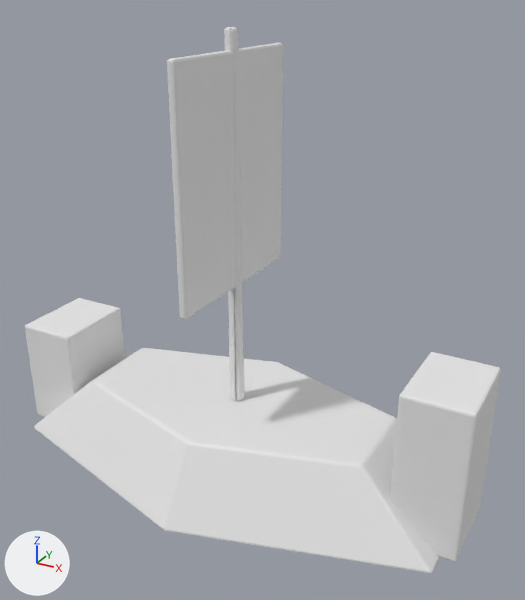
Renders of the FBX model Assets/Integrante4/Art/Grecia/grecia_ship.fbx from each side of a commit.
Camera for both pictures: a 50 mm lens placed at (3.74, -6.2, 5.2), pointed at (0.32, 0.02, 2.09). Arrows for +X, +Y and +Z are at lower left; the lights stay in place. The picture after the commit comes second. Where no turn or scale is listed for an object, it has been applied to the vertices. Vertices at exactly the same position are counted once.

The scene before the commit, as lines of its bpy script (objects in view):
```python
me_grecia_ship = bpy.data.meshes.new('grecia_ship')
me_grecia_ship.from_pydata(...)  # 344 vertices, 324 faces; spans x -2.76..2.76, y -1.49..1.49, z 0.0..4.8
# faces by material slot: [64, 260]
me_grecia_ship.materials.append(mat_grecia_stone)  # white #e7e7e7
me_grecia_ship.materials.append(mat_grecia_trim)  # white #e7e7e7
ob_grecia_ship = bpy.data.objects.new('grecia_ship', me_grecia_ship)
ob_grecia_ship.location = (0.0, 0.0, 0.0)
```
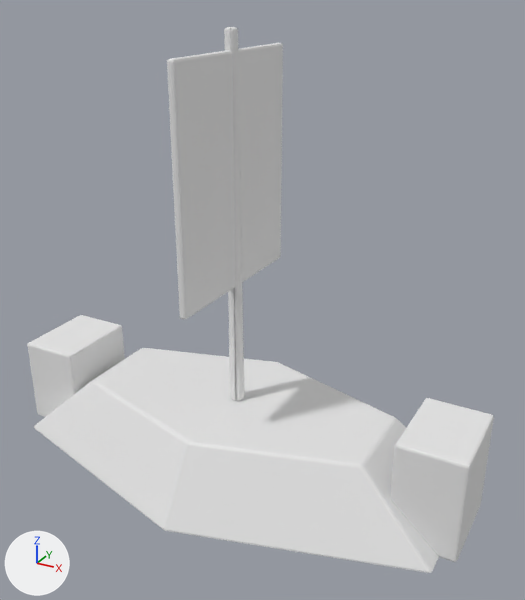
Commit message: fix(levels): wider level 3 ships the player can walk across

Location of each change, [x1, y1, x2, y2] in pixels of the pictures (525 x 600 px; the box of a moved part takes in the faces that stretch with it):
```json
{"object": "grecia_ship", "change": "reshaped", "before": [25, 27, 501, 573], "after": [27, 27, 494, 573]}
{"part": 1, "of": "me_grecia_ship", "change": "moved or reshaped", "before": [390, 352, 501, 561], "after": [390, 398, 494, 561]}
{"part": 2, "of": "me_grecia_ship", "change": "moved or reshaped", "before": [25, 298, 125, 416], "after": [27, 315, 125, 416]}
```

Scene script edits in JSON lines:
```json
{"block": "me_grecia_ship", "where": "me_grecia_ship.from_pydata(...)  # 344 vertices, 324 faces; spans x -2.76..2.76, y -1.49..1.49, z 0.0..4.8"}
{"block": "me_grecia_ship", "where": "# used by ob_grecia_ship; location = (0.0, 0.0, 0.0)"}
{"block": "me_grecia_ship", "change": "me_grecia_ship part 1: all 28 vertices in x 2.04..2.76, y -0.5..0.5, z 1.67..1.7 are moved by (0.0, 0.0, -0.55)"}
{"block": "me_grecia_ship", "change": "me_grecia_ship part 2: all 28 vertices in x -2.76..-2.04, y -0.5..0.5, z 1.27..1.3 are moved by (0.0, 0.0, -0.25)"}
```
